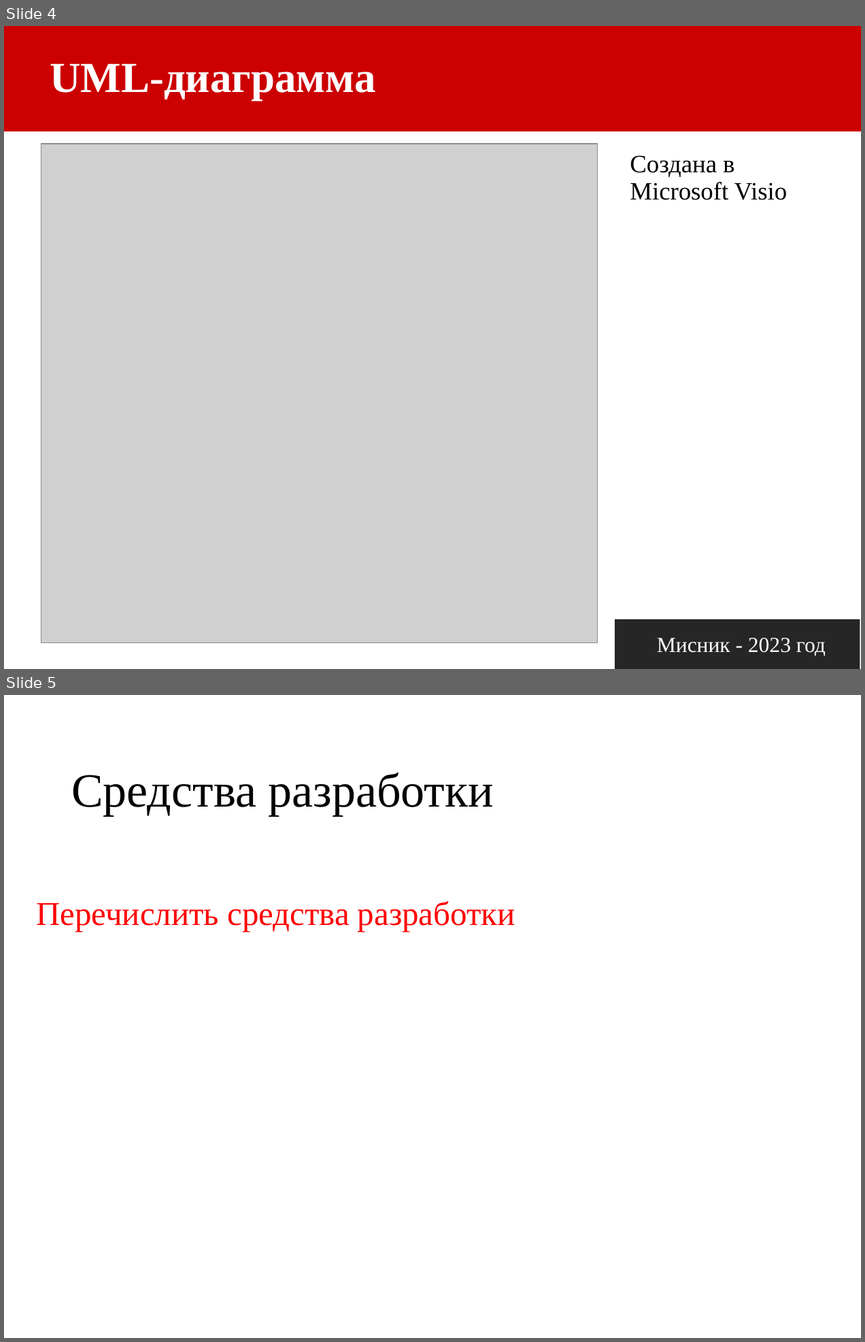
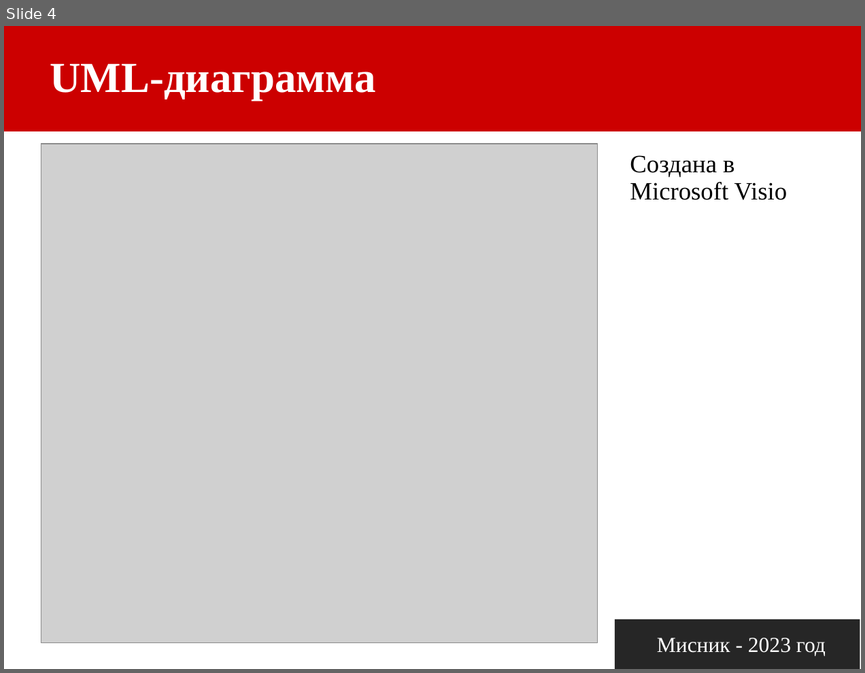
Before and after one commit to kyvshinka2/english-, a slide deck: Защита курсовой.pptx. Shown one above the other, each under a label of ours: slides 4 and 5 before the commit, slide 4 after it. The pictures are 865x1342 and 865x673 pixels, drawn with LibreOffice and Linux fonts; fonts in the diff are those of the drawing; grey boxes stand for pictures. Boxes give left, top, right and bottom in pixels: in the first picture for what was removed or moved away, otherwise in the second. Text is boxed around its words. In the diff, an @@ line names an element or a change of style, - is before the commit and + after.

```diff
--- a/Защита курсовой.pptx
+++ b/Защита курсовой.pptx
@@ slide 5 removed at (4,695,861,1338), background #FFFFFF @@
@@ title removed at (71,773,494,815) @@
-Средства разработки
@@ text removed at (36,901,515,932) @@
-Перечислить средства разработки
```
Also in this commit, not shown: 3 slides changed, 5 slides added, 2 other slides removed, 2 other files.
